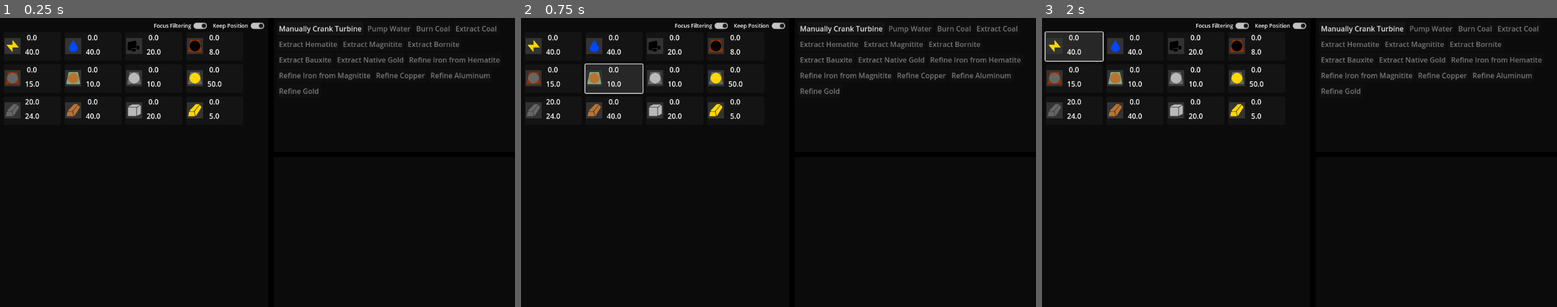
Above: before the commit, frames 1-3 (left to right).
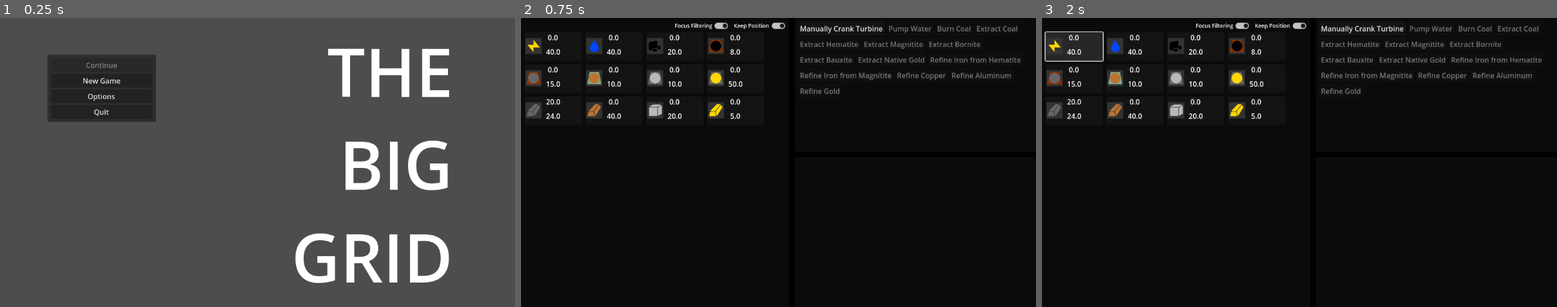
Above: after the commit, the same moments.

Repository: Carth501/The-Big-Grid
Game: Godot game, scene res://scenes/main_menu.tscn
Same seed, same stepped clock (60 frames per second), same inputs: the game is played once before the commit and once after it. Before the commit the project starts from res://scenes/Game.tscn.
Inputs (mouse positions are in pixels of both pictures, inside the frame that each line leads up to):
- Up to frame 1 (0.25 s): no input
- Up to frame 2 (0.75 s): click (624, 81) at 0.5 s, where only the run after the commit has a clickable "New Game"
- Up to frame 3 (2 s): click "[center]0.0[/center]" at 1.25 s

The runs differ from the first frame. In frame 1, 96% of the frame differs, in the area x 0-100%, y 0-100%; in frame 2, 0.2%; in frame 3, nothing differs.

Commit message:
Build save process

Diff:
--- a/project.godot
+++ b/project.godot
@@ -11,7 +11,7 @@
 [application]
 
 config/name="The Big Grid"
-run/main_scene="res://scenes/Game.tscn"
+run/main_scene="res://scenes/main_menu.tscn"
 config/features=PackedStringArray("4.2", "Forward Plus")
 config/icon="res://icon.svg"
 
--- a/scenes/Game.tscn
+++ b/scenes/Game.tscn
@@ -14,11 +14,12 @@
 [ext_resource type="PackedScene" uid="uid://ccwb8ttiqyrku" path="res://scenes/display/FilterForeman.tscn" id="9_iev5w"]
 [ext_resource type="Script" path="res://scripts/logic/OptionsOverseer.gd" id="12_oy6by"]
 
-[node name="Game" type="Node" node_paths=PackedStringArray("supply_collection", "action_manager")]
+[node name="Game" type="Node" node_paths=PackedStringArray("supply_collection", "action_manager", "machine_factory")]
 script = ExtResource("1_kvsp4")
 supply_collection = NodePath("Logic/SupplyCollection")
 action_manager = NodePath("Logic/ActionManager")
 starting_action_ids = Array[String](["generate_electricity", "pump_water", "burn_coal", "extract_coal", "extract_hematite", "extract_magnitite", "extract_bornite", "extract_bauxite", "extract_native_gold", "refine_hematite", "refine_magnitite", "refine_bornite", "refine_bauxite", "refine_gold"])
+machine_factory = NodePath("Logic/MachineFactory")
 
 [node name="Display" type="ColorRect" parent="."]
 anchors_preset = 15
--- a/scenes/main_menu.tscn
+++ b/scenes/main_menu.tscn
@@ -60,5 +60,6 @@
 GRID"
 horizontal_alignment = 2
 
-[connection signal="pressed" from="Links/VBoxContainer/NewGameButton" to="." method="load_game"]
+[connection signal="pressed" from="Links/VBoxContainer/ContinueButton" to="." method="load_game"]
+[connection signal="pressed" from="Links/VBoxContainer/NewGameButton" to="." method="new_game"]
 [connection signal="pressed" from="Links/VBoxContainer/Quit" to="." method="quit"]
--- a/scripts/GameController.gd
+++ b/scripts/GameController.gd
@@ -3,9 +3,54 @@
 @export var supply_collection : Supply_Collection
 @export var action_manager : Action_Manager
 @export var starting_action_ids : Array[String]
+@export var machine_factory : Machine_Factory
 
 func _ready():
 	if(!supply_collection.is_node_ready()):
 		await supply_collection.ready
 	for id in starting_action_ids:
 		action_manager.create_action(id)
+
+func _notification(what):
+	if what == NOTIFICATION_WM_CLOSE_REQUEST:
+		save("autosave")
+
+func save(save_name : String):
+	var archive = { "file_name": save_name,
+		"save_time": Time.get_datetime_string_from_system(true),
+		"supplies": {},
+		"actions": {},
+	}
+	for id in supply_collection.supplies:
+		var supply = supply_collection.supplies[id]
+		archive["supplies"][id] = {
+			"value": supply.value,
+			"v_max": supply.v_max,
+			"max_upgrade_count": supply.max_upgrade_count,
+			"active": supply.active
+		}
+	for action_id in action_manager.full_action_list:
+		var action = action_manager.full_action_list[action_id]
+		archive["actions"][action_id] = {
+			"available": action.available,
+		}
+	var machine_data = []
+	for action_id in machine_factory.machine_registry:
+		var machine_list = machine_factory.machine_registry[action_id]
+		for machine in machine_list:
+			machine_data.append(get_machine_data(machine))
+	archive["machines"] = machine_data
+	Save_Handler_Single.write_save(archive)
+
+func get_machine_data(machine : Machine) -> Dictionary:
+	var conditional_data = []
+	for conditional in machine.conditionals:
+		conditional_data.append(conditional)
+	return {
+		"remaining_time": machine.timer.time_left,
+		"conditionals": conditional_data
+	}
+
+func get_conditional_data(conditional: Conditional_Expression):
+	return {"configuration": conditional.configuration,
+	"comparator": conditional.comparator}
--- a/scripts/display/SupplyIconDisplay.gd
+++ b/scripts/display/SupplyIconDisplay.gd
@@ -6,7 +6,6 @@
 
 func set_image_by_path(path : String):
 	var image = load(path)
-	print(str("texture_rect.name ", texture_rect, " texture_rect.name"))
 	texture_rect.set_texture(image)
 
 func set_supply_name(new_name : String):
